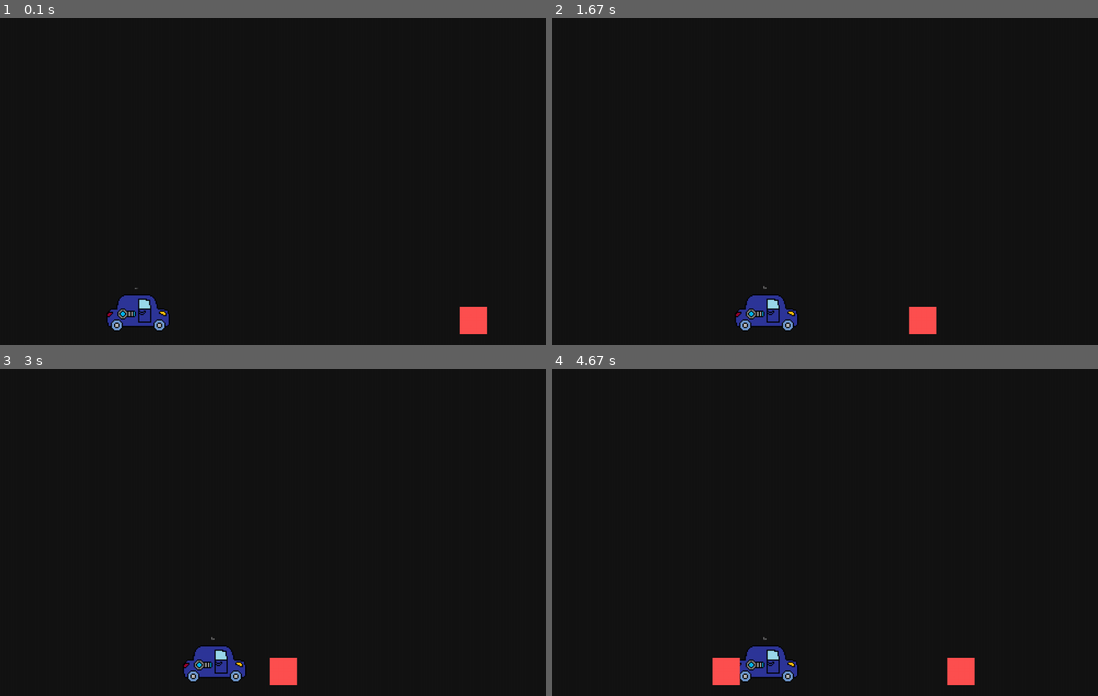
Above: before the commit, frames 1-4 (two rows, left to right).
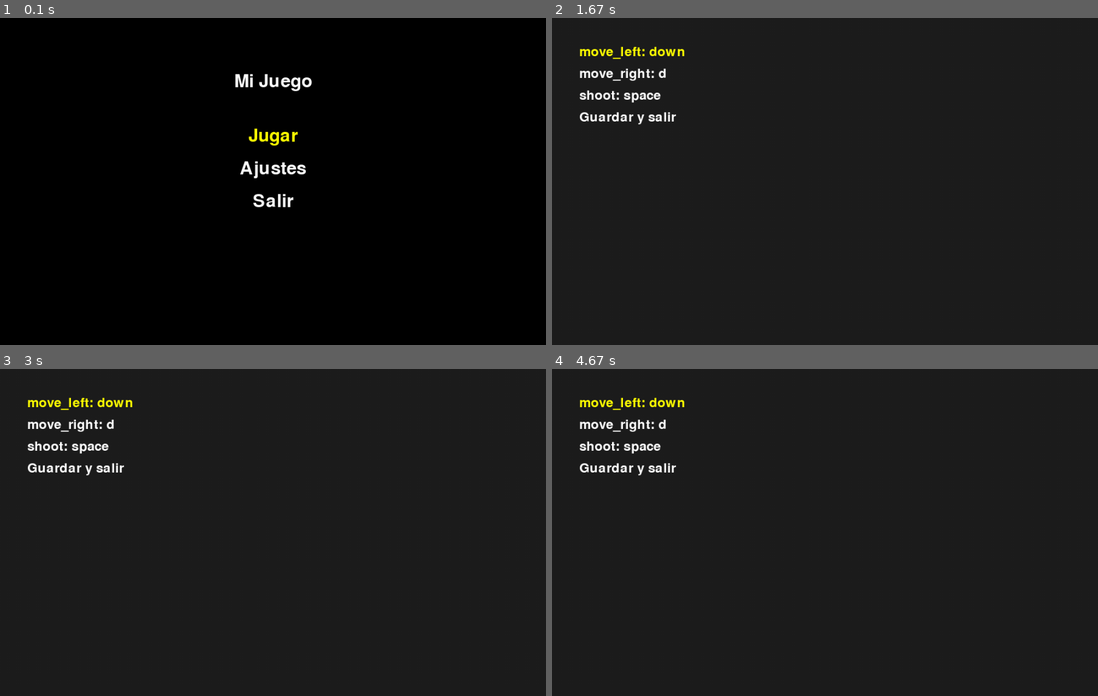
Above: after the commit, the same moments.

Repository: rinzakay/Proyecto-Pygame
Game: pygame game, started from Proyecto.py
The game is run twice, just before and just after one commit, with the same random seed, the same clock (stepped at 60 frames per second) and the same inputs.
Inputs (mouse positions are in pixels of both pictures, inside the frame that each line leads up to):
- Up to frame 1 (0.1 s): no input
- Up to frame 2 (1.67 s): tap Enter at 0.33 s; hold Esc 0.67-1.13 s; hold D 0.67-1.13 s; move the mouse to (803, 194) at 0.7 s; hold Enter 1.17-1.63 s; hold Down 1.17-1.63 s
- Up to frame 3 (3 s): hold Down 1.67-2.13 s; hold Up 2.17-2.53 s; hold Down 2.57-2.93 s; hold Up from 2.97 s (still down)
- Up to frame 4 (4.67 s): release Up at 3.27 s; hold Down 3.3-3.6 s; hold Up 3.63-4 s; hold Down 4.03-4.4 s; hold Up from 4.43 s (still down)

The runs differ from the first frame. In frame 1, 2.2% of the frame differs, in the area x 19-90%, y 17-97%; in frame 2, 2.4%; in frame 3, 2.4%; in frame 4, 2.8%, in the area x 5-78%, y 8-97%.

Commit message:
Actualizacion

Diff:
--- a/Proyecto.py
+++ b/Proyecto.py
@@ -1,6 +1,10 @@
 import pygame
 import math
 import random
+
+# Importar los menús desde archivos separados
+from main_menu import MainMenu
+from settings import SettingsMenu
 
 # =====================================
 #          CONFIGURACIÓN
@@ -42,7 +46,6 @@
     for col in range(3):
         frame_index = row * 3 + col
         if frame_index in excluded_frames:
-            print(f"Excluyendo fotograma {frame_index}")
             continue
         x = col * (FRAME_WIDTH + MARGIN)
         y = row * (FRAME_HEIGHT + MARGIN)
@@ -50,30 +53,23 @@
         frame_image = SPRITE_SHEET_IMAGE.subsurface(frame_rect).copy()
         CAR_ANIMATION_FRAMES.append(frame_image)
 
-print(f"Total fotogramas cargados: {len(CAR_ANIMATION_FRAMES)}")
-
 # --- Carga del sprite sheet de la torreta 24 posiciones ---
 try:
     TURRET_SPRITESHEET = pygame.image.load('image/turret_24.png').convert_alpha()
-    print("TURRET_SPRITESHEET cargado con éxito.")
 except pygame.error as e:
     print(f"Advertencia: No se pudo cargar 'image/turret_24.png'. Usando superficie de respaldo. Error: {e}")
     TURRET_SPRITESHEET = pygame.Surface((512, 192), pygame.SRCALPHA)
     TURRET_SPRITESHEET.fill((0, 0, 0, 0))  # Transparente
 
-# Obtener tamaño real de la imagen para evitar errores
 sheet_width = TURRET_SPRITESHEET.get_width()
 sheet_height = TURRET_SPRITESHEET.get_height()
 
-# Definir filas y columnas
 TURRET_COLS = 8
 TURRET_ROWS = 3
 
-# Calcular tamaño de cada fotograma
 TURRET_FRAME_WIDTH = sheet_width // TURRET_COLS
 TURRET_FRAME_HEIGHT = sheet_height // TURRET_ROWS
 
-# Extraer fotogramas
 TURRET_FRAMES = []
 for row in range(TURRET_ROWS):
     for col in range(TURRET_COLS):
@@ -83,8 +79,6 @@
         frame_image = TURRET_SPRITESHEET.subsurface(frame_rect).copy()
         TURRET_FRAMES.append(frame_image)
 
-print(f"Total fotogramas torreta extraídos: {len(TURRET_FRAMES)}")
-
 # Clases del juego
 
 class Vehicle(pygame.sprite.Sprite):
@@ -102,21 +96,21 @@
         self.last_frame_update = pygame.time.get_ticks()
 
     def update(self, keys):
+        global current_controls
+
         self.vel_x = 0
-        if keys[pygame.K_a]:
+        if keys[current_controls['move_left']]:
             self.vel_x = -self.speed
-        if keys[pygame.K_d]:
+        if keys[current_controls['move_right']]:
             self.vel_x = self.speed
 
         self.rect.x += self.vel_x
 
-        # Limitar dentro de la pantalla
         if self.rect.left < 0:
             self.rect.left = 0
         if self.rect.right > WIDTH:
             self.rect.right = WIDTH
 
-        # Animación solo si se mueve
         now = pygame.time.get_ticks()
         if self.vel_x != 0 and now - self.last_frame_update > self.animation_speed * 1000:
             self.current_frame_index = (self.current_frame_index + 1) % len(self.animation_frames)
@@ -143,7 +137,6 @@
         self.last_shot = pygame.time.get_ticks()
 
     def update(self, mouse_pos):
-        print("Actualizando torreta en posición fija")
         fixed_center = (self.vehicle.rect.centerx, self.vehicle.rect.top - 10)
 
         mx, my = mouse_pos
@@ -218,7 +211,7 @@
         if self.hp <= 0:
             self.kill()
 
-def main():
+def run_game(current_controls):
     running = True
 
     all_sprites = pygame.sprite.Group()
@@ -247,6 +240,13 @@
             if event.type == pygame.MOUSEBUTTONDOWN:
                 if event.button == 1:
                     turret.shoot(pygame.mouse.get_pos())
+
+            if event.type == pygame.KEYDOWN:
+                if event.key == pygame.K_ESCAPE:
+                    menu = SettingsMenu(screen, current_controls)
+                    updated_controls = menu.run()
+                    if updated_controls:
+                        current_controls.update(updated_controls)
 
         now = pygame.time.get_ticks()
         if now - last_enemy_spawn >= ENEMY_SPAWN_RATE:
@@ -280,5 +280,28 @@
 
     pygame.quit()
 
+def main():
+    global current_controls
+    current_controls = {
+        'move_left': pygame.K_a,
+        'move_right': pygame.K_d,
+        'shoot': pygame.K_SPACE,
+    }
+
+    menu = MainMenu(screen)
+    while True:
+        choice = menu.run()
+        if choice == "salir":
+            break
+        elif choice == "ajustes":
+            settings_menu = SettingsMenu(screen, current_controls)
+            updated_controls = settings_menu.run()
+            if updated_controls:
+                current_controls.update(updated_controls)
+        elif choice == "jugar":
+            run_game(current_controls)
+
+    pygame.quit()
+
 if __name__ == "__main__":
     main()
--- /dev/null
+++ b/main_menu.py
@@ -0,0 +1,37 @@
+import pygame
+
+class MainMenu:
+    def __init__(self, screen):
+        self.screen = screen
+        self.font = pygame.font.SysFont(None, 48)
+        self.options = ["Jugar", "Ajustes", "Salir"]
+        self.selected_option = 0
+        self.running = False
+
+    def draw(self):
+        self.screen.fill((0, 0, 0))
+        title = self.font.render("Mi Juego", True, (255, 255, 255))
+        self.screen.blit(title, (self.screen.get_width()//2 - title.get_width()//2, 100))
+
+        for i, option in enumerate(self.options):
+            color = (255, 255, 0) if i == self.selected_option else (255, 255, 255)
+            text = self.font.render(option, True, color)
+            self.screen.blit(text, (self.screen.get_width()//2 - text.get_width()//2, 200 + i*60))
+
+        pygame.display.flip()
+
+    def run(self):
+        self.running = True
+        while self.running:
+            self.draw()
+            for event in pygame.event.get():
+                if event.type == pygame.QUIT:
+                    self.running = False
+                    return "exit"
+                elif event.type == pygame.KEYDOWN:
+                    if event.key == pygame.K_UP:
+                        self.selected_option = (self.selected_option - 1) % len(self.options)
+                    elif event.key == pygame.K_DOWN:
+                        self.selected_option = (self.selected_option + 1) % len(self.options)
+                    elif event.key == pygame.K_RETURN:
+                        return self.options[self.selected_option].lower()
--- /dev/null
+++ b/settings.py
@@ -0,0 +1,49 @@
+import pygame
+
+class SettingsMenu:
+    def __init__(self, screen, current_controls):
+        self.screen = screen
+        self.controls = current_controls.copy()  # Diccionario con controles actuales
+        self.font = pygame.font.SysFont(None, 36)
+        self.selected_option = 0
+        self.options = list(self.controls.keys()) + ['Guardar y salir']
+        self.running = False
+
+    def draw(self):
+        self.screen.fill((30, 30, 30))
+        for i, option in enumerate(self.options):
+            color = (255, 255, 0) if i == self.selected_option else (255, 255, 255)
+            if option == 'Guardar y salir':
+                text = self.font.render(option, True, color)
+            else:
+                key_name = pygame.key.name(self.controls[option])
+                text = self.font.render(f"{option}: {key_name}", True, color)
+            self.screen.blit(text, (50, 50 + i * 40))
+        pygame.display.flip()
+
+    def run(self):
+        self.running = True
+        waiting_for_key = False
+        while self.running:
+            self.draw()
+            for event in pygame.event.get():
+                if event.type == pygame.QUIT:
+                    self.running = False
+                    return self.controls  # Salir sin guardar
+                elif event.type == pygame.KEYDOWN:
+                    if waiting_for_key:
+                        # Cambiar la tecla asignada a la opción seleccionada
+                        option_name = self.options[self.selected_option]
+                        self.controls[option_name] = event.key
+                        waiting_for_key = False
+                    else:
+                        if event.key == pygame.K_UP:
+                            self.selected_option = (self.selected_option - 1) % len(self.options)
+                        elif event.key == pygame.K_DOWN:
+                            self.selected_option = (self.selected_option + 1) % len(self.options)
+                        elif event.key == pygame.K_RETURN:
+                            if self.options[self.selected_option] == 'Guardar y salir':
+                                self.running = False
+                            else:
+                                waiting_for_key = True
+        return self.controls
